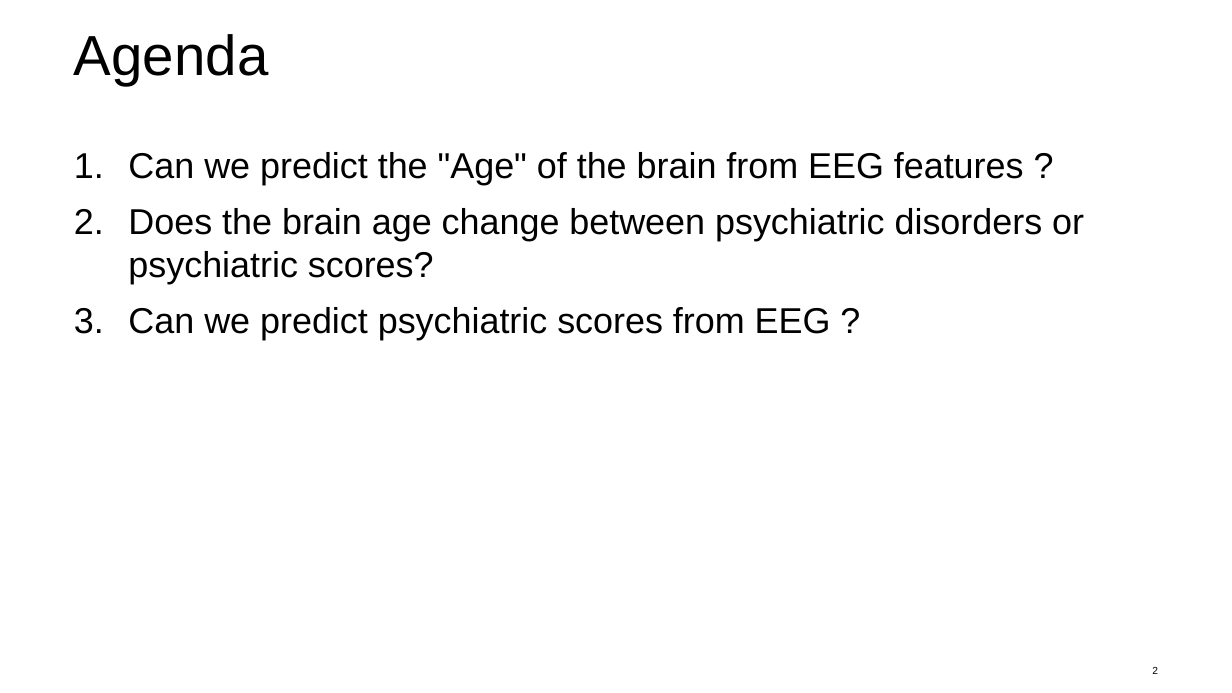
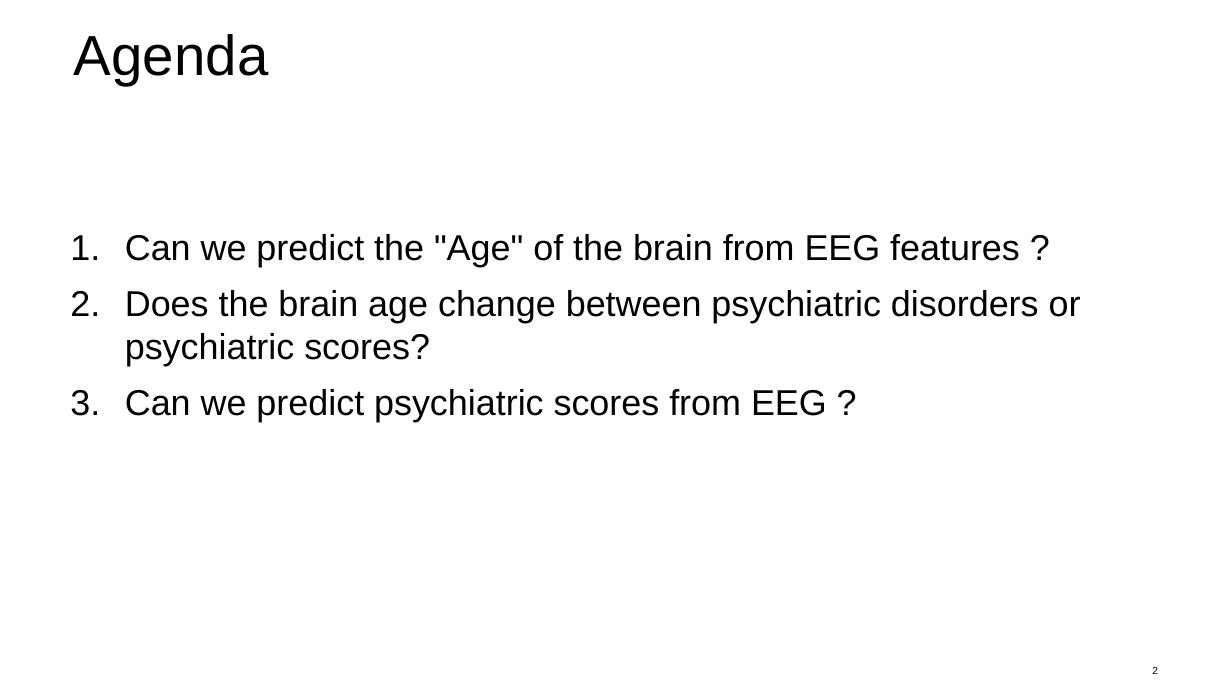
Before and after one commit to pauldelacour/data_sc_lab, a slide deck: slide 2 of presentation/PPDS.pptx. Drawn at 1232x693 pixels with LibreOffice and Linux fonts; fonts in the diff are those of the drawing; background and template pictures are left out. Boxes give left, top, right and bottom in pixels: in the first picture for what was removed or moved away, otherwise in the second. Text is boxed around its words. In the diff, an @@ line names an element or a change of style, - is before the commit and + after.

```diff
--- a/presentation/PPDS.pptx
+++ b/presentation/PPDS.pptx
@@ text "Can we predict the "Age" ..." moved from (x1=128, y1=152, x2=1084, y2=340) to (x1=125, y1=234, x2=1081, y2=422) @@
```
Also in this commit, not shown: 4 other slides changed.
